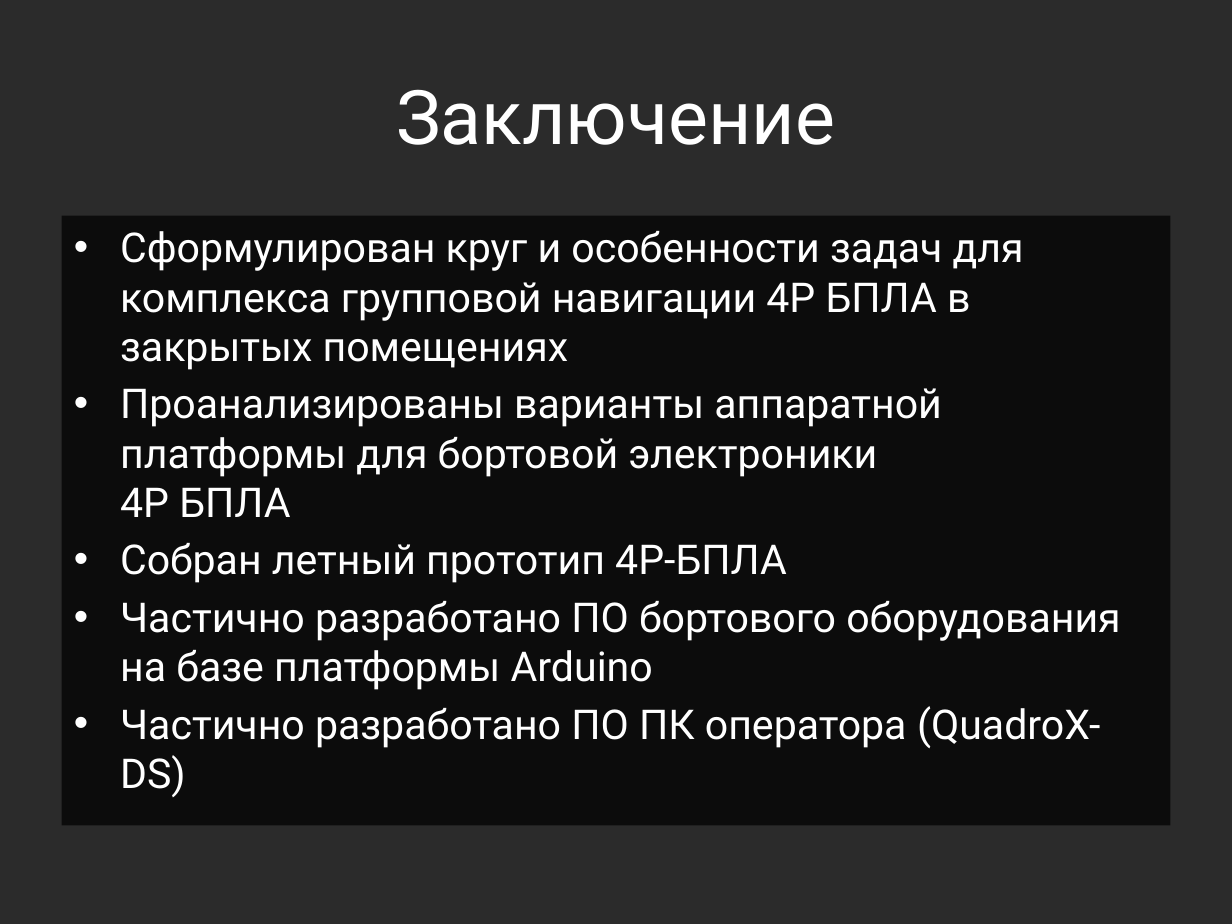
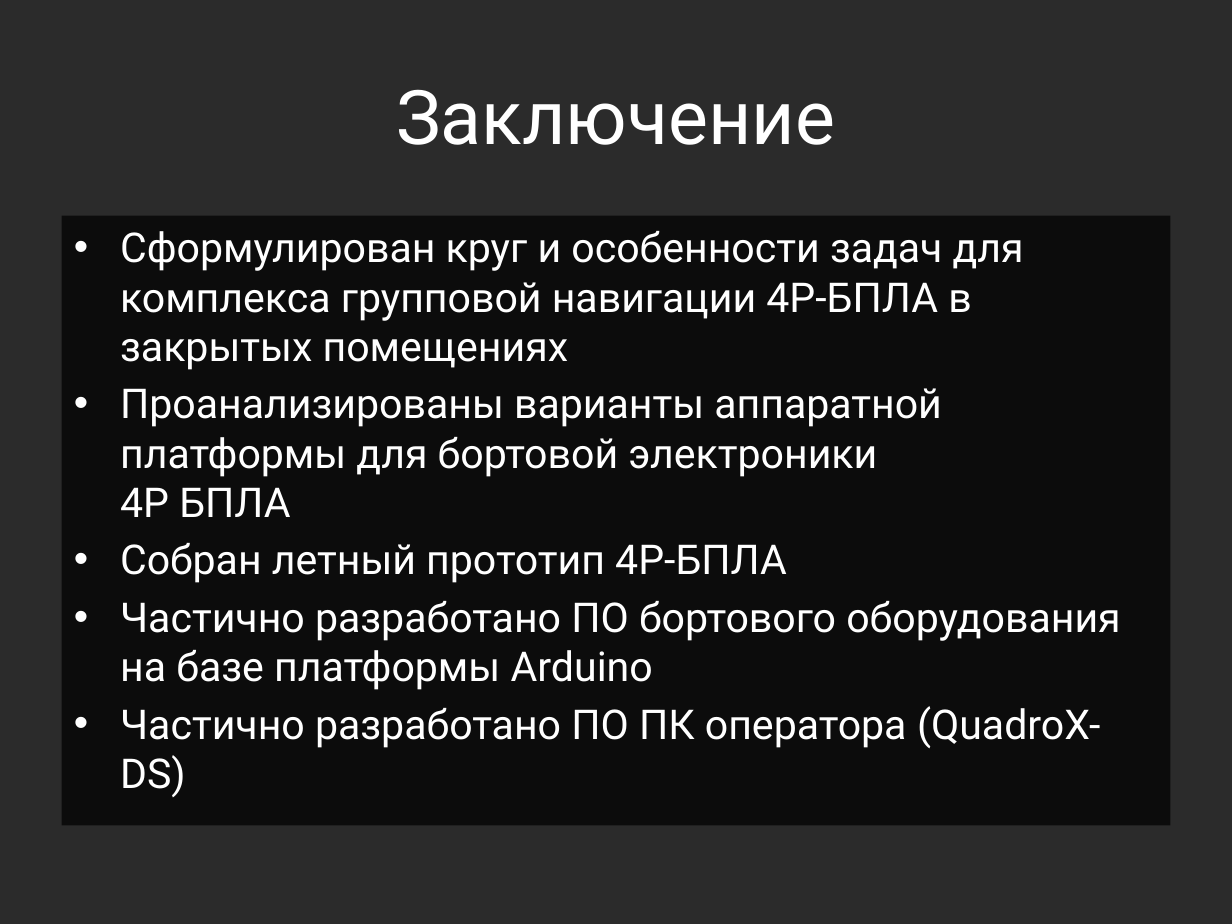
Before and after one commit to Jacobi20/quadro-xds, a slide deck: slide 13 of Docs/Medias2012_dhg.pptx. Drawn at 1232x924 pixels with LibreOffice and Linux fonts; fonts in the diff are those of the drawing; background and template pictures are left out; a plain dark background stands for a picture behind light text. Boxes give left, top, right and bottom in pixels: in the first picture for what was removed or moved away, otherwise in the second. Text is boxed around its words. In the diff, an @@ line names an element or a change of style, - is before the commit and + after.

```diff
--- a/Docs/Medias2012_dhg.pptx
+++ b/Docs/Medias2012_dhg.pptx
@@ text at box(120, 231, 1024, 370): text changed @@
-• Сформулирован круг и особенности задач для комплекса групповой навигации 4Р БПЛА в закрытых помещениях
+• Сформулирован круг и особенности задач для комплекса групповой навигации 4Р-БПЛА в закрытых помещениях
```
Also in this commit, not shown: 1 other slide changed, 1 other file.
